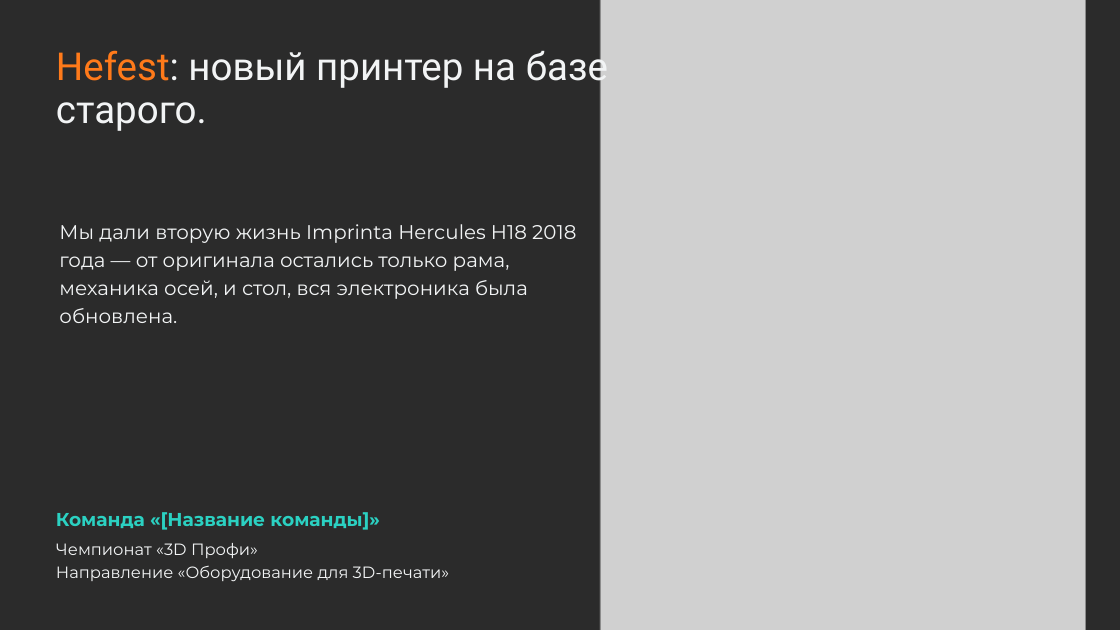
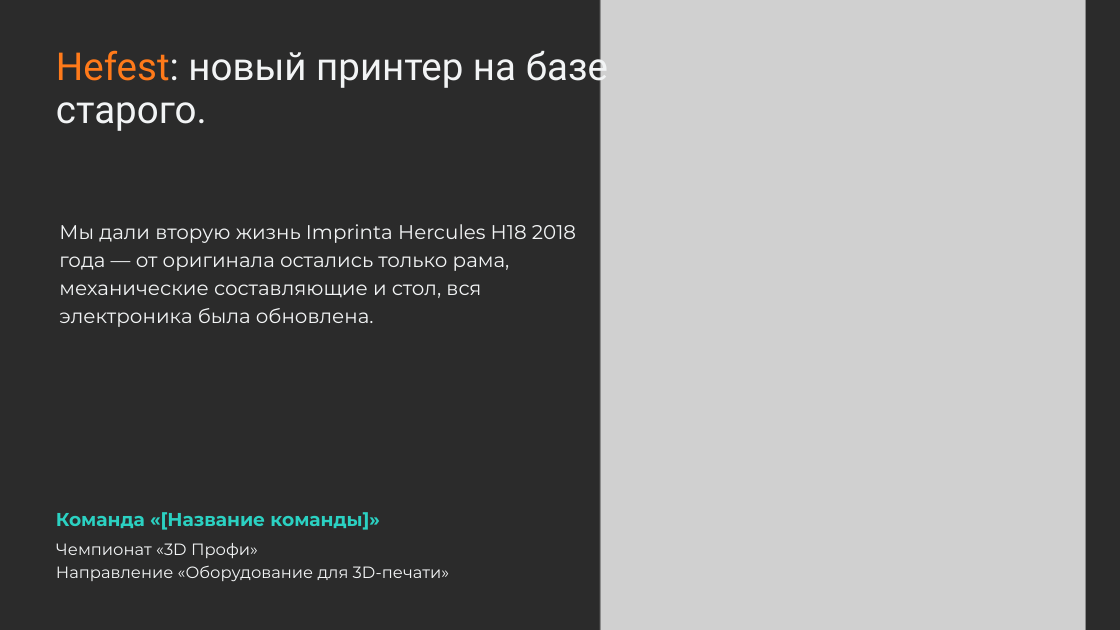
Before and after one commit to pmixay/3d-project, a slide deck: slide 1 of submission/Hefest_prezentaciya.pptx. Drawn at 1120x630 pixels with LibreOffice and Linux fonts; fonts in the diff are those of the drawing; grey boxes stand for pictures; background and template pictures are left out; a plain dark background stands for a picture behind light text. Boxes give left, top, right and bottom in pixels: in the first picture for what was removed or moved away, otherwise in the second. Text is boxed around its words. In the diff, an @@ line names an element or a change of style, - is before the commit and + after.

```diff
--- a/submission/Hefest_prezentaciya.pptx
+++ b/submission/Hefest_prezentaciya.pptx
@@ text at (x1=59, y1=224, x2=576, y2=327): text changed @@
-Мы дали вторую жизнь Imprinta Hercules H18 2018 года — от оригинала остались только рама, механика осей, и стол, вся электроника была обновлена.
+Мы дали вторую жизнь Imprinta Hercules H18 2018 года — от оригинала остались только рама, механические составляющие и стол, вся электроника была обновлена.
```
Also in this commit, not shown: 1 other slide changed, 4 other files.
